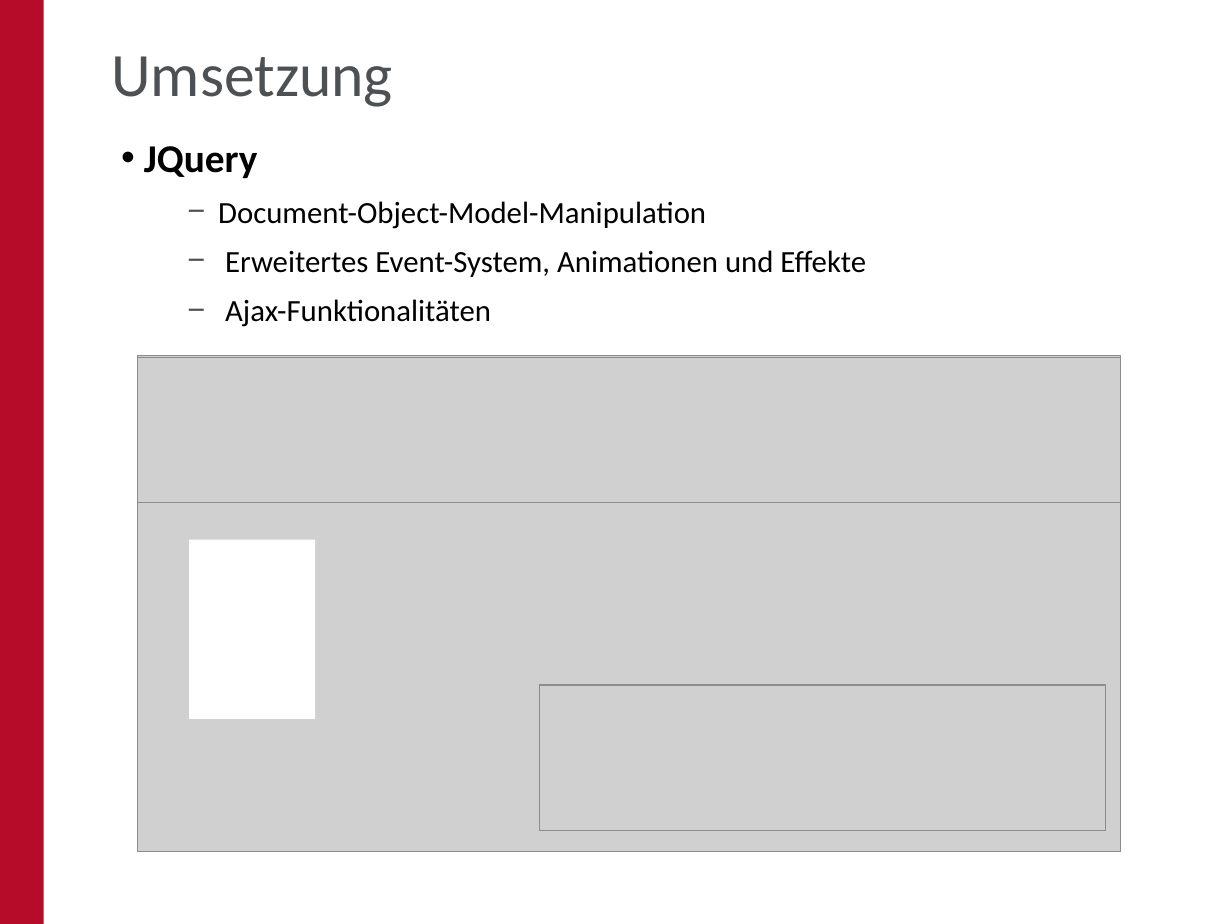
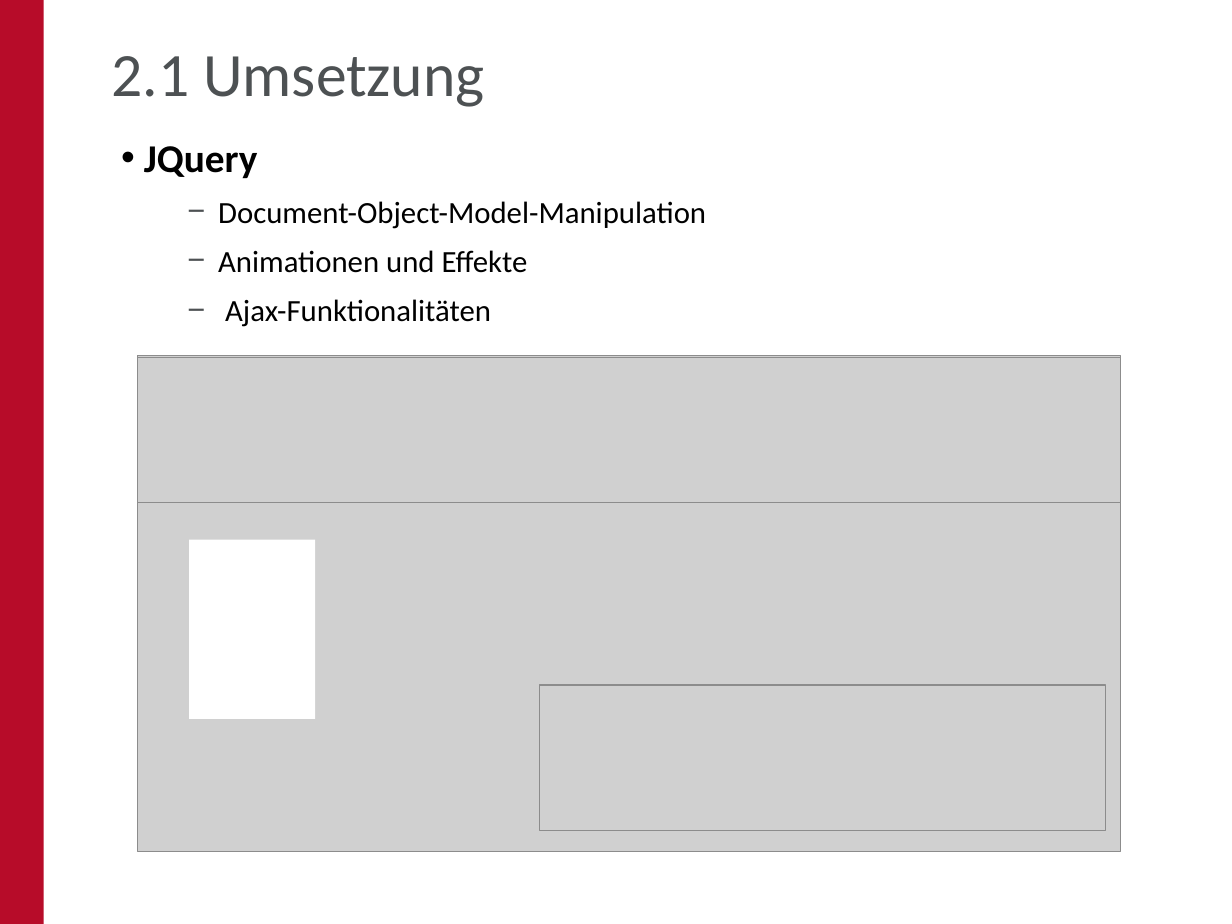
Before and after one commit to oskar-engler/praktikumsbericht, a slide deck: slide 11 of Bericht/PPT/Website - Analytic Tools.pptx. Drawn at 1232x924 pixels with LibreOffice and Linux fonts; fonts in the diff are those of the drawing; grey boxes stand for pictures; background and template pictures are left out. Boxes give left, top, right and bottom in pixels: in the first picture for what was removed or moved away, otherwise in the second. Text is boxed around its words. In the diff, an @@ line names an element or a change of style, - is before the commit and + after.

```diff
--- a/Bericht/PPT/Website - Analytic Tools.pptx
+++ b/Bericht/PPT/Website - Analytic Tools.pptx
@@ title at <box>112,56,484,107</box>: text changed @@
-Umsetzung
+2.1 Umsetzung
@@ text at <box>218,250,528,273</box>: text changed @@
-    − Erweitertes Event-System, Animationen und Effekte
+    − Animationen und Effekte
```
Also in this commit, not shown: 21 other slides changed, 1 slide added, 22 other files.
